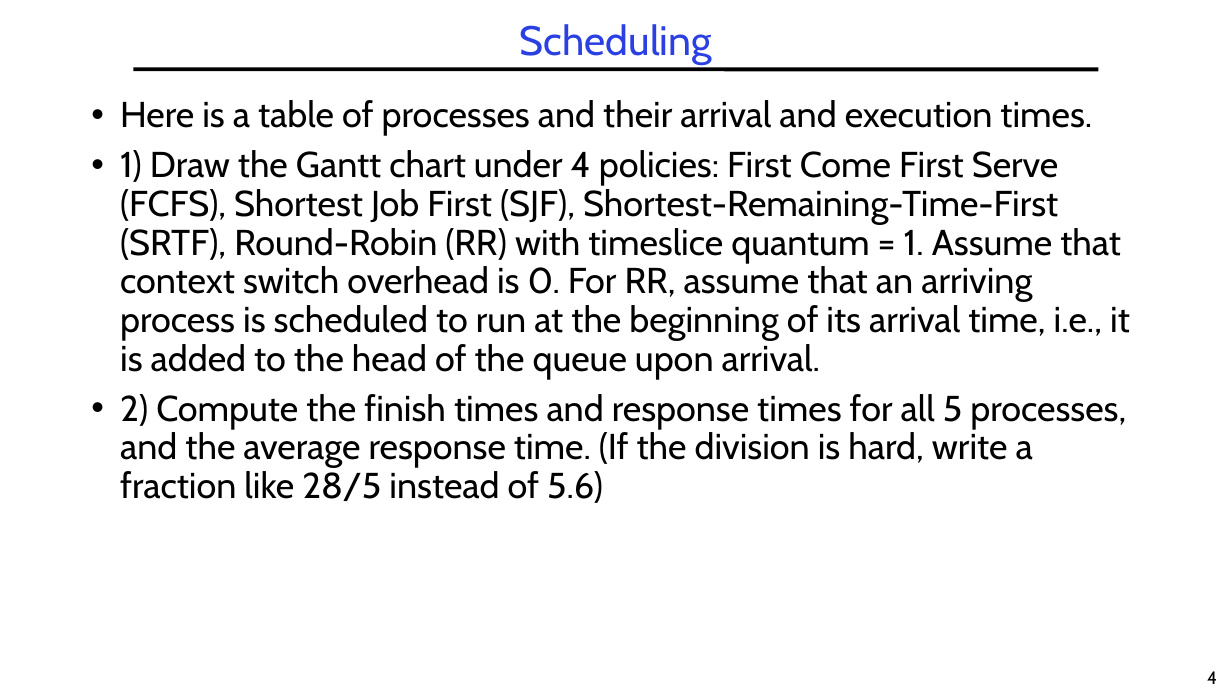
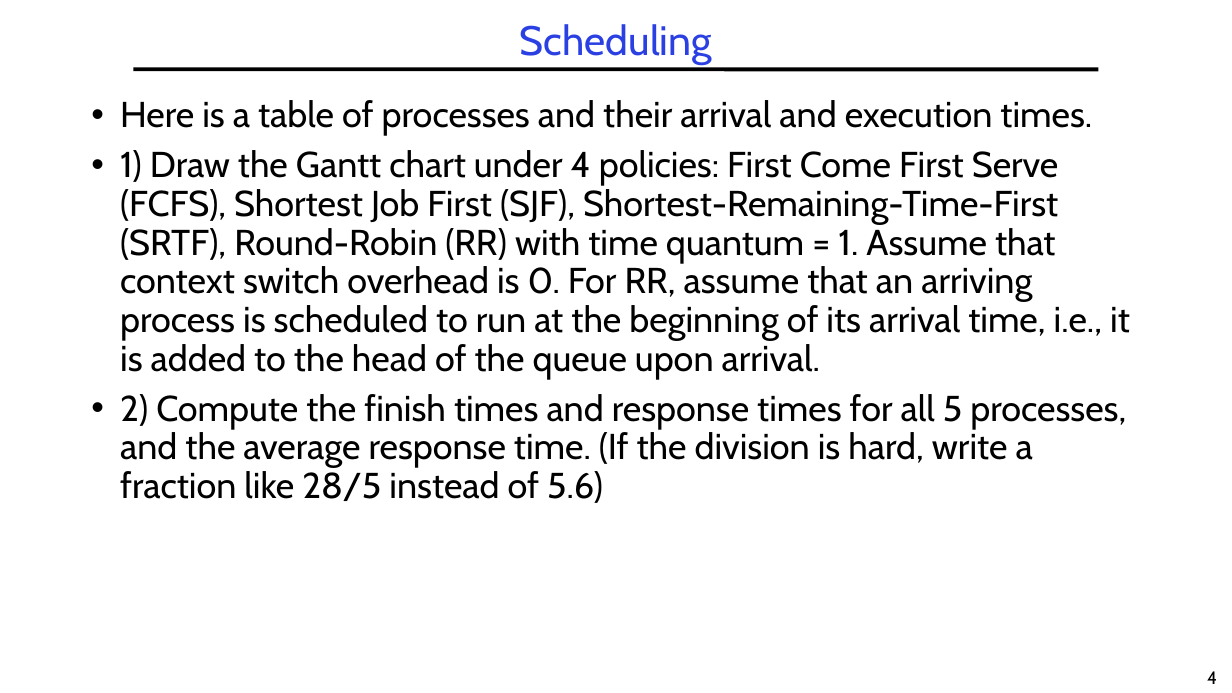
Before and after one commit to guhofstra/CSC256Fa25, a slide deck: slide 4 of PPTs/L5-Exercises ANS.pptx. Drawn at 1232x693 pixels with LibreOffice and Linux fonts; fonts in the diff are those of the drawing. Boxes give left, top, right and bottom in pixels: in the first picture for what was removed or moved away, otherwise in the second. Text is boxed around its words. In the diff, an @@ line names an element or a change of style, - is before the commit and + after.

```diff
--- a/PPTs/L5-Exercises ANS.pptx
+++ b/PPTs/L5-Exercises ANS.pptx
@@ text at [120,150,1130,380]: text changed @@
-• 1) Draw the Gantt chart under 4 policies: First Come First Serve (FCFS), Shortest Job First (SJF), Shortest-Remaining-Time-First (SRTF), Round-Robin (RR) with timeslice quantum = 1. Assume that context switch overhead is 0. For RR, assume that an arriving process is scheduled to run at the beginning of its arrival time, i.e., it is added to the head of the queue upon arrival.
+• 1) Draw the Gantt chart under 4 policies: First Come First Serve (FCFS), Shortest Job First (SJF), Shortest-Remaining-Time-First (SRTF), Round-Robin (RR) with time quantum = 1. Assume that context switch overhead is 0. For RR, assume that an arriving process is scheduled to run at the beginning of its arrival time, i.e., it is added to the head of the queue upon arrival.
```
Also in this commit, not shown: 7 other slides changed, 1 slide added, 3 other files.
